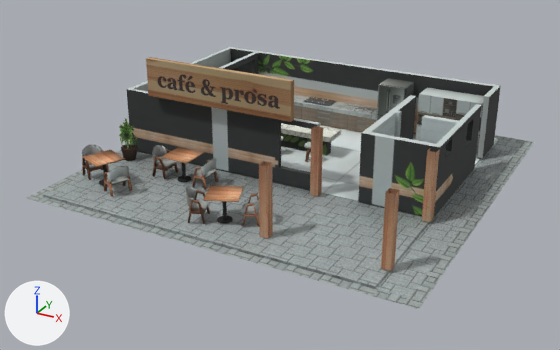
The glTF model assets/heavy/shops/cafe-prosa.glb, before and after one commit.
Camera for both pictures: a 50 mm camera at (17.1, -33.3, 16.0) aimed at (-0.4, -1.6, 0.1). Lighting does not change. The marker at lower left points along +X, +Y and +Z. The first picture is the older version. Where no turn or scale is listed for an object, it has been applied to the vertices.

Script lines for the objects in view, before the commit:
```python
me_cafe = bpy.data.meshes.new('Cafe')
me_cafe.from_pydata(...)  # 2222 vertices, 4067 faces; spans x -9.9..9.9, y -9.7..9.7, z -2.8..2.8
me_cafe.materials.append(mat_planta_baixa)  # picture img_image_0
me_cafe.materials.append(mat_coluna)  # picture img_image_1
me_cafe.materials.append(mat_balcao_da_pia)  # picture img_image_2
me_cafe.materials.append(mat_geladeira)  # picture img_image_3
me_cafe.materials.append(mat_armario)  # picture img_image_4
me_cafe.materials.append(mat_balcao)  # picture img_image_5
me_cafe.materials.append(mat_mesa)  # picture img_image_6
me_cafe.materials.append(mat_cadeira)  # picture img_image_7
me_cafe.materials.append(mat_piso)  # picture img_image_8
me_cafe.materials.append(mat_banquinho)  # picture img_image_9
me_cafe.materials.append(mat_cuba)  # picture img_image_10
me_cafe.materials.append(mat_torneira)  # picture img_image_11
me_cafe.materials.append(mat_vaso_sanitario)  # picture img_image_12
me_cafe.materials.append(mat_letreiro)  # picture img_image_13
me_cafe.materials.append(mat_vaso_de_planta)  # picture img_image_14
me_cafe.materials.append(mat_material)
me_cafe.materials.append(mat_material_001)
ob_cafe = bpy.data.objects.new('Cafe', me_cafe)
ob_cafe.location = (0.0, 0.0, 2.8)
```
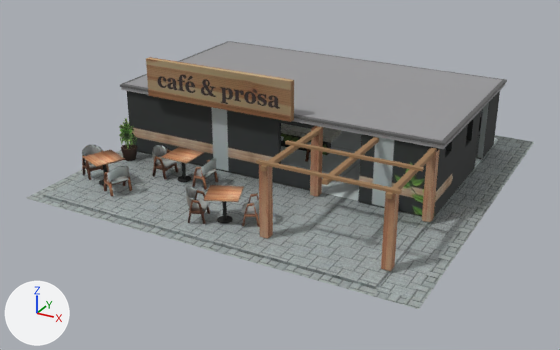
Edits to the bpy script that builds the scene:
```text
Add mat_roof_trim:
    mat_roof_trim = principled_material('roof_trim')
    mat_roof_trim.base_color = (0.12, 0.12, 0.12)  # dark grey #616161
    mat_roof_trim.roughness = 0.7
Add mat_roof_slab:
    mat_roof_slab = principled_material('roof_slab')
    mat_roof_slab.base_color = (0.32, 0.32, 0.33)  # grey #99999b
    mat_roof_slab.roughness = 0.9
Add mat_pergola_wood:
    mat_pergola_wood = principled_material('pergola_wood')
    mat_pergola_wood.base_color = (0.33, 0.19, 0.09)  # brown #9b7955
    mat_pergola_wood.roughness = 0.8
Add me_cube_002:
    me_cube_002.from_pydata([(-9.5, -2.7, 3.7), (-9.5, -2.7, 3.8), (-9.5, 8.1, 3.7), (-9.5, 8.1, 3.8), (8.3, -2.7, 3.7), (8.3, -2.7, 3.8), (8.3, 8.1, 3.7), (8.3, 8.1, 3.8)], [], [(0, 1, 3), (0, 3, 2), (2, 3, 7), (2, 7, 6), (6, 7, 5), (6, 5, 4), (4, 5, 1), (4, 1, 0), (2, 6, 4), (2, 4, 0), (7, 3, 1), (7, 1, 5)])
    me_cube_002.materials.append(mat_roof_trim)  # dark grey #616161
Add me_cube_001:
    me_cube_001.from_pydata(...)  # a box spanning x -9.4..8.2, y -2.6..8.0, z 3.5..3.7
    me_cube_001.materials.append(mat_roof_slab)  # grey #99999b
Add me_cube_003:
    me_cube_003.from_pydata(...)  # a box spanning x -9.3..8.1, y -2.5..7.9, z 3.7..3.9
    me_cube_003.materials.append(mat_roof_slab)  # grey #99999b
Add me_cube_007:
    me_cube_007.from_pydata(...)  # a box spanning x 1.9..8.2, y -7.8..-7.6, z 3.5..3.62
    me_cube_007.materials.append(mat_pergola_wood)  # brown #9b7955
Add me_cube_008:
    me_cube_008.from_pydata(...)  # a box spanning x 1.9..8.2, y -5.3..-5.1, z 3.5..3.62
    me_cube_008.materials.append(mat_pergola_wood)  # brown #9b7955
Add me_cube_006:
    me_cube_006.from_pydata(...)  # a box spanning x 7.68..7.92, y -7.95..-2.6, z 3.3..3.5
    me_cube_006.materials.append(mat_pergola_wood)  # brown #9b7955
Add me_cube_005:
    me_cube_005.from_pydata(...)  # a box spanning x 4.98..5.22, y -7.95..-2.6, z 3.3..3.5
    me_cube_005.materials.append(mat_pergola_wood)  # brown #9b7955
Add me_cube_004:
    me_cube_004.from_pydata(...)  # a box spanning x 2.18..2.42, y -7.95..-2.6, z 3.3..3.5
    me_cube_004.materials.append(mat_pergola_wood)  # brown #9b7955
Add ob_roof_trim:
    ob_roof_trim = bpy.data.objects.new('roof_trim', me_cube_002)
    ob_roof_trim.location = (0.0, 0.0, 0.0)
Add ob_roof_slab:
    ob_roof_slab = bpy.data.objects.new('roof_slab', me_cube_001)
    ob_roof_slab.location = (0.0, 0.0, 0.0)
Add ob_roof_inner:
    ob_roof_inner = bpy.data.objects.new('roof_inner', me_cube_003)
    ob_roof_inner.location = (0.0, 0.0, 0.0)
Add ob_perg_lath__7_7:
    ob_perg_lath__7_7 = bpy.data.objects.new('perg_lath_-7.7', me_cube_007)
    ob_perg_lath__7_7.location = (0.0, 0.0, 0.0)
Add ob_perg_lath__5_2:
    ob_perg_lath__5_2 = bpy.data.objects.new('perg_lath_-5.2', me_cube_008)
    ob_perg_lath__5_2.location = (0.0, 0.0, 0.0)
Add ob_perg_beam_7_8:
    ob_perg_beam_7_8 = bpy.data.objects.new('perg_beam_7.8', me_cube_006)
    ob_perg_beam_7_8.location = (0.0, 0.0, 0.0)
Add ob_perg_beam_5_1:
    ob_perg_beam_5_1 = bpy.data.objects.new('perg_beam_5.1', me_cube_005)
    ob_perg_beam_5_1.location = (0.0, 0.0, 0.0)
Add ob_perg_beam_2_3:
    ob_perg_beam_2_3 = bpy.data.objects.new('perg_beam_2.3', me_cube_004)
    ob_perg_beam_2_3.location = (0.0, 0.0, 0.0)
```

Location of each change, [x1, y1, x2, y2] in pixels of the pictures (560 x 350 px):
'roof_inner', added
    after: [125, 42, 502, 141]
'roof_trim', added
    after: [120, 41, 507, 146]
'perg_lath_-7.7', added
    after: [256, 159, 402, 194]
'roof_slab', added
    after: [121, 84, 505, 149]
'perg_lath_-5.2', added
    after: [285, 140, 424, 171]
'perg_beam_5.1', added (brown)
    after: [322, 137, 379, 185]
'perg_beam_7.8', added (brown)
    after: [385, 148, 437, 199]
'perg_beam_2.3', added
    after: [260, 127, 323, 171]
